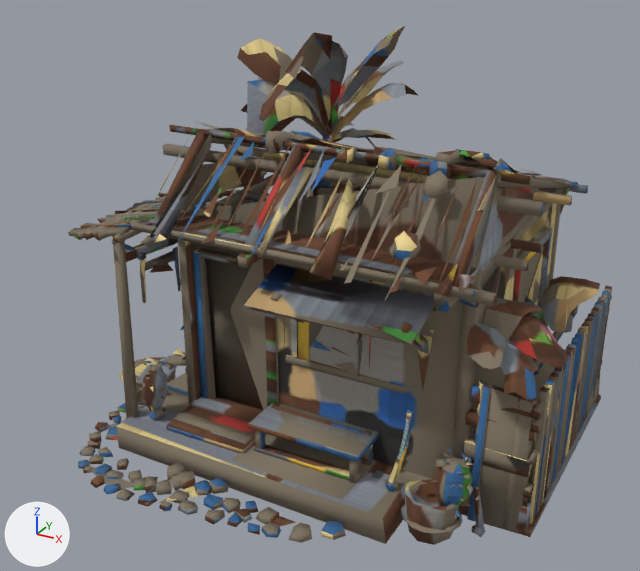
The glTF model assets/models/props/house_1.glb, before and after one commit.
Both versions are drawn from a 50 mm camera at (0.791, -1.555, 1.138) aimed at (-0.038, -0.046, 0.383). The axes (+X, +Y, +Z) are drawn at lower left. The lights are the same throughout. The picture after the commit comes second. Vertices at exactly the same position are counted once.
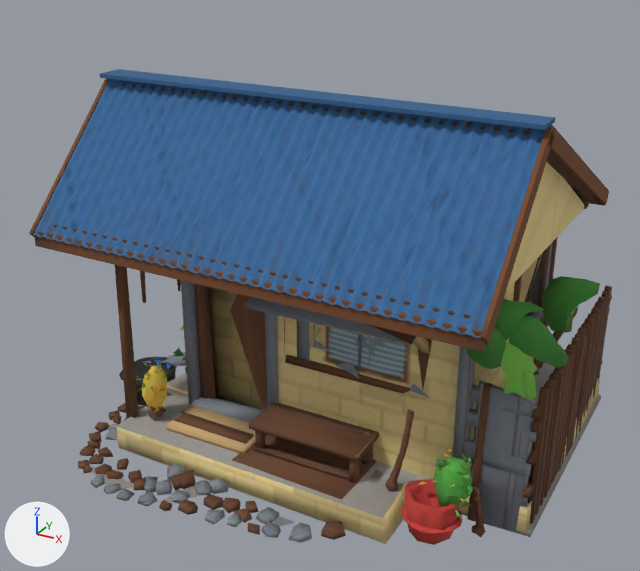
Changed parts and their boxes (x1, y1, x2, y2) in the pictures (640 x 571 px):
'Mesh0', reshaped (7% wider, 8% shorter): before (68, 26, 612, 545); after (29, 69, 612, 545)
part 1 of me_mesh_0_001, added: after (34, 231, 485, 352)
part 2 of me_mesh_0_001, added (mostly hidden): after (573, 189, 589, 209)
part 3 of me_mesh_0_001, added (mostly hidden): after (54, 224, 470, 319)
part 4 of me_mesh_0_001, added (mostly hidden): after (122, 83, 530, 135)
part 5 of me_mesh_0_001, added (blue): after (100, 69, 555, 130)
part 6 of me_mesh_0_001, added (mostly hidden): after (571, 187, 605, 206)
part 7 of me_mesh_0_001, rebuilt: before (146, 157, 559, 288); after (33, 79, 572, 338)
part 8 of me_mesh_0_001, rebuilt (not visible afterwards): before (204, 129, 291, 151)
part 9 of me_mesh_0_001, rebuilt (not visible afterwards): before (245, 145, 306, 248)
part 10 of me_mesh_0_001, deleted (brown): before (130, 26, 588, 312)
part 11 of me_mesh_0_001, built on: before (237, 128, 540, 268); after (29, 78, 609, 345)
part 12 of me_mesh_0_001, surface changed: before (68, 144, 612, 545); after (78, 237, 612, 545)

The edits, one by one:
me_mesh_0_001 is used by ob_mesh0; location (0.0, 0.0, 0.0).
me_mesh_0_001 had 4530 vertices, 5717 faces and spanned x -0.5..0.5, y -0.499..0.499, z 0.0..0.873.
me_mesh_0_001 now has 4280 vertices, 5454 faces and spans x -0.504..0.5, y -0.499..0.458, z 0.0..0.803.
me_mesh_0_001 part 1: a new loose piece, a box spanning x -0.5..0.43, y -0.3809..-0.3729, z 0.5002..0.5322, in mat_propmat (picture img_prop_base_color).
me_mesh_0_001 part 2: a new loose piece, a box spanning x -0.47..0.4, y 0.396..0.424, z 0.494..0.526, in mat_propmat (picture img_prop_base_color).
me_mesh_0_001 part 3: a new loose piece, a box spanning x -0.47..0.4, y -0.364..-0.336, z 0.514..0.546, in mat_propmat (picture img_prop_base_color).
me_mesh_0_001 part 4: a new loose piece, a box spanning x -0.47..0.4, y -0.128..-0.112, z 0.738..0.782, in mat_propmat (picture img_prop_base_color).
me_mesh_0_001 part 5: a new loose piece, a box spanning x -0.5..0.43, y -0.15..-0.09, z 0.7945..0.8025, in mat_propmat (picture img_prop_base_color).
me_mesh_0_001 part 6: a new loose piece, a box spanning x -0.5..0.43, y 0.4461..0.4541, z 0.4918..0.5238, in mat_propmat (picture img_prop_base_color).
me_mesh_0_001 part 7: the loose piece of 12 vertices spanning x -0.28..0.359, y -0.302..0.354, z 0.498..0.703 is rebuilt with 595 vertices and now spans x -0.5..0.43, y -0.389..0.457, z 0.515..0.794.
me_mesh_0_001 part 8: the loose piece of 11 vertices spanning x -0.282..-0.229, y -0.129..0.398, z 0.535..0.71 is rebuilt with 8 vertices and now spans x -0.259..-0.247, y -0.131..0.453, z 0.495..0.786.
me_mesh_0_001 part 9: the loose piece of 8 vertices spanning x -0.052..-0.03, y -0.314..-0.111, z 0.537..0.708 is rebuilt with 8 vertices and now spans x -0.041..-0.029, y -0.382..-0.101, z 0.506..0.787.
me_mesh_0_001 part 10: 139 loose pieces with 975 vertices, spanning x -0.423..0.431, y -0.372..0.499, z 0.264..0.873, are deleted.
Part 11, on me_mesh_0_001:
69 vertices are removed from x -0.225..0.285, y -0.329..0.475, z 0.525..0.731.
98 faces are deleted.
86 vertices are added at x -0.504..0.426, y -0.39..0.458, z 0.495..0.795.
56 new vertices lie (0.012, 0.0, 0.0) away from vertices in x -0.476..0.394, y -0.382..0.453, z 0.495..0.787.
16 new vertices lie (0.008, 0.0, 0.0) away from vertices in x -0.504..0.426, y -0.39..0.458, z 0.495..0.795.
8 new vertices lie (0.013, 0.0, 0.0) away from vertices in x 0.176, y -0.382..0.453, z 0.495..0.787.
242 new faces join them.
me_mesh_0_001 part 12: 4524 kept faces spanning x -0.5..0.5, y -0.499..0.45, z 0.0..0.673 get new texture (UV) coordinates.
